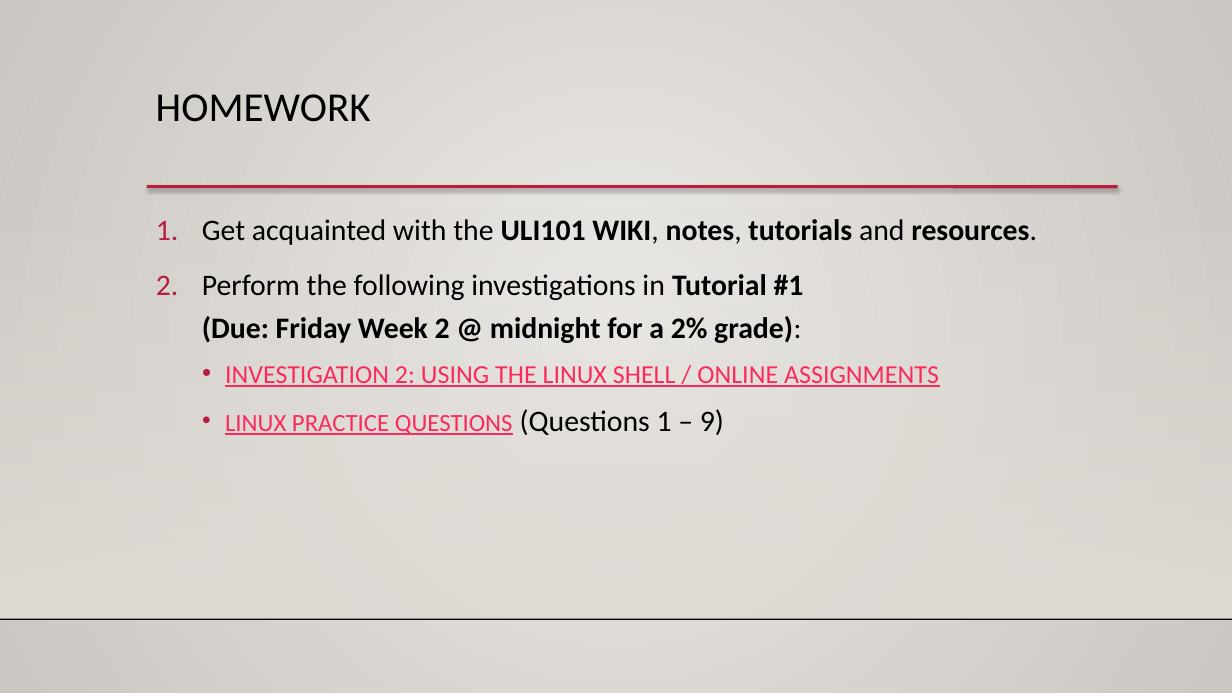
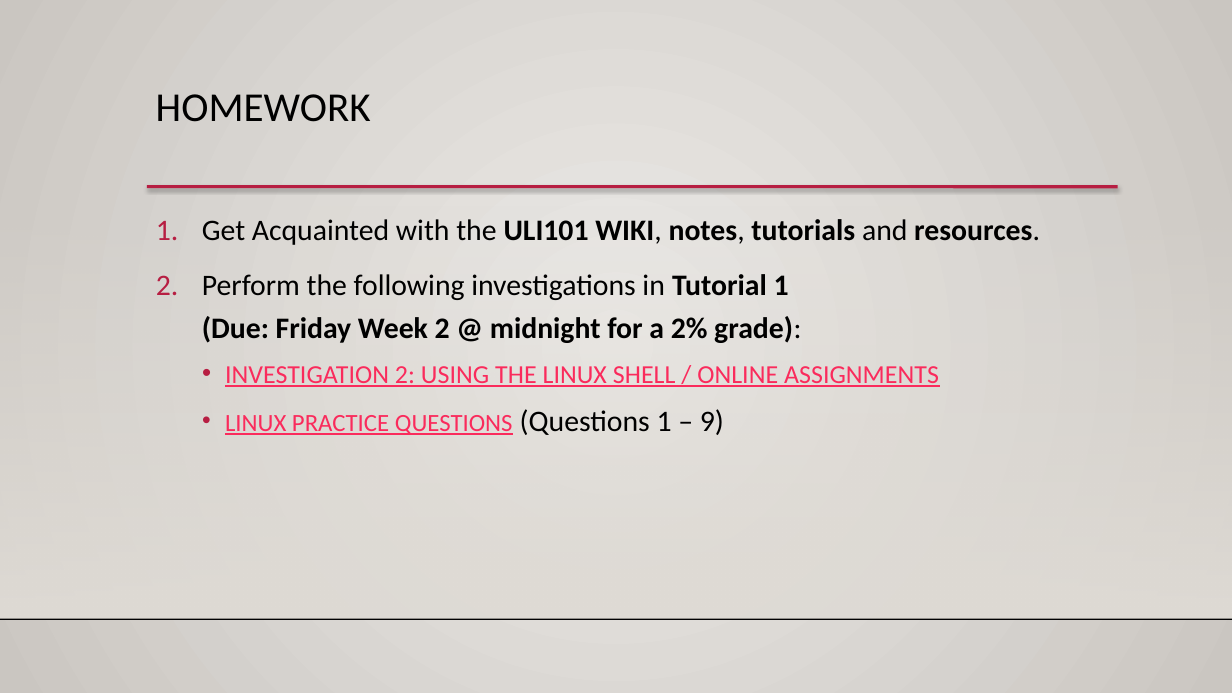
Before and after one commit to ULI101/slides, a slide deck: slide 14 of ULI101-1.2.pptx. Drawn at 1232x693 pixels with LibreOffice and Linux fonts; fonts in the diff are those of the drawing; background and template pictures are left out. Boxes give left, top, right and bottom in pixels: in the first picture for what was removed or moved away, otherwise in the second. Text is boxed around its words. In the diff, an @@ line names an element or a change of style, - is before the commit and + after.

```diff
--- a/ULI101-1.2.pptx
+++ b/ULI101-1.2.pptx
@@ text at (x1=202, y1=219, x2=1040, y2=343): text changed @@
-1. Get acquainted with the ULI101 WIKI, notes, tutorials and resources.
-2. Perform the following investigations in Tutorial #1
-   (Due: Friday Week 2 @ midnight for a 2% grade):
+1. Get Acquainted with the ULI101 WIKI, notes, tutorials and resources.
+2. Perform the following investigations in Tutorial 1
+   (Due: Friday Week 2 @ midnight for a 2% grade):
```
Also in this commit, not shown: 6 other slides changed, 3 other files.
